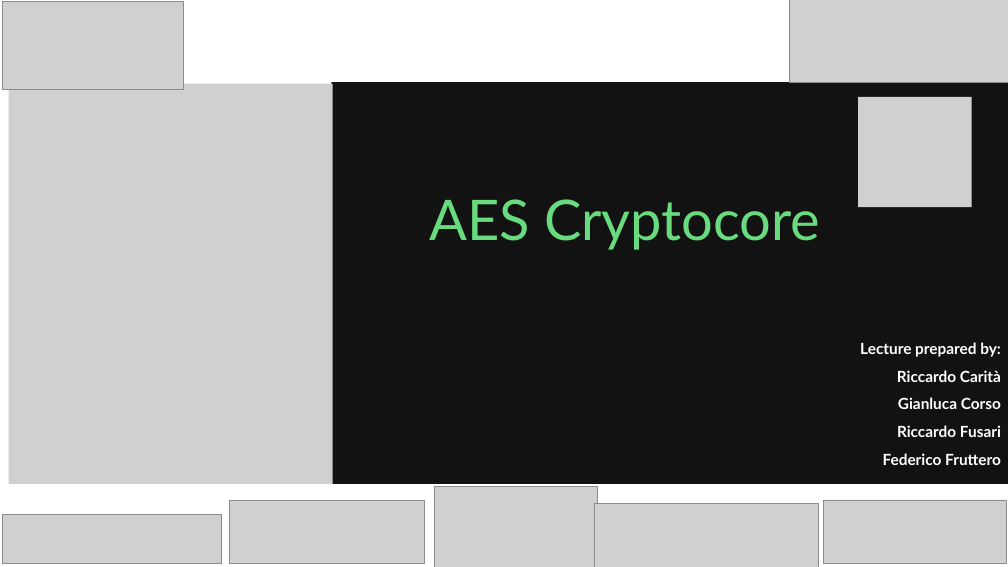
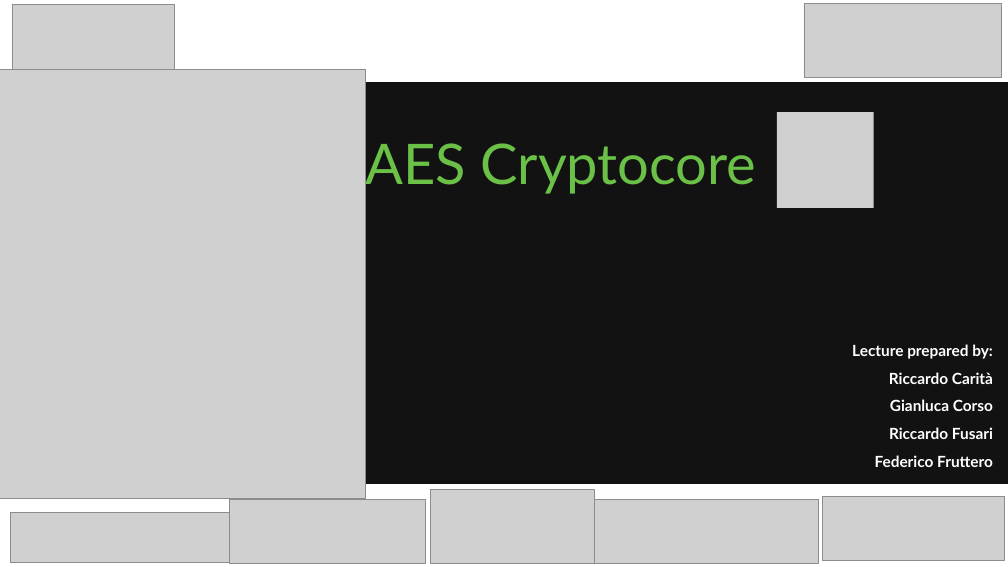
Before and after one commit to japanninja74/OS_aes-cryptocore-driver, a slide deck: slide 1 of docs/presentation.pptx. Drawn at 1008x567 pixels with LibreOffice and Linux fonts; fonts in the diff are those of the drawing; grey boxes stand for pictures. Boxes give left, top, right and bottom in pixels: in the first picture for what was removed or moved away, otherwise in the second. Text is boxed around its words. In the diff, an @@ line names an element or a change of style, - is before the commit and + after.

```diff
--- a/docs/presentation.pptx
+++ b/docs/presentation.pptx
@@ rectangle removed at bbox=[0, 0, 331, 567] @@
@@ picture: place and size @@
-picture at bbox=[2, 2, 183, 90]
+picture at bbox=[13, 5, 174, 76]
@@ picture: place and size @@
-picture at bbox=[789, 0, 1008, 82]
+picture at bbox=[804, 4, 1001, 78]
@@ picture: place and size @@
-picture at bbox=[9, 84, 333, 487]
+picture at bbox=[0, 70, 365, 498]
@@ text "AES Cryptocore": place and size @@
-text "AES Cryptocore" at bbox=[429, 199, 820, 250]
+text "AES Cryptocore" at bbox=[365, 136, 756, 195]
@@ text "AES Cryptocore" at bbox=[365, 136, 756, 195]: text colour #67DB7D to #6BC148 @@
@@ picture added at bbox=[777, 112, 873, 208] @@
@@ picture removed at bbox=[858, 97, 972, 207] @@
@@ text "Lecture prepared by:": place and size @@
-text "Lecture prepared by:" at bbox=[860, 342, 1001, 465]
+text "Lecture prepared by:" at bbox=[852, 344, 993, 467]
@@ picture: place and size @@
-picture at bbox=[434, 486, 597, 567]
+picture at bbox=[430, 489, 594, 563]
@@ picture: place and size @@
-picture at bbox=[594, 503, 819, 567]
+picture at bbox=[594, 499, 819, 563]
@@ picture: place and size @@
-picture at bbox=[824, 500, 1006, 564]
+picture at bbox=[822, 496, 1004, 560]
@@ picture: place and size @@
-picture at bbox=[2, 514, 221, 564]
+picture at bbox=[11, 513, 230, 562]
```
Also in this commit, not shown: 20 other slides changed, 3 slides added, 2 slides removed, 1 other file.
